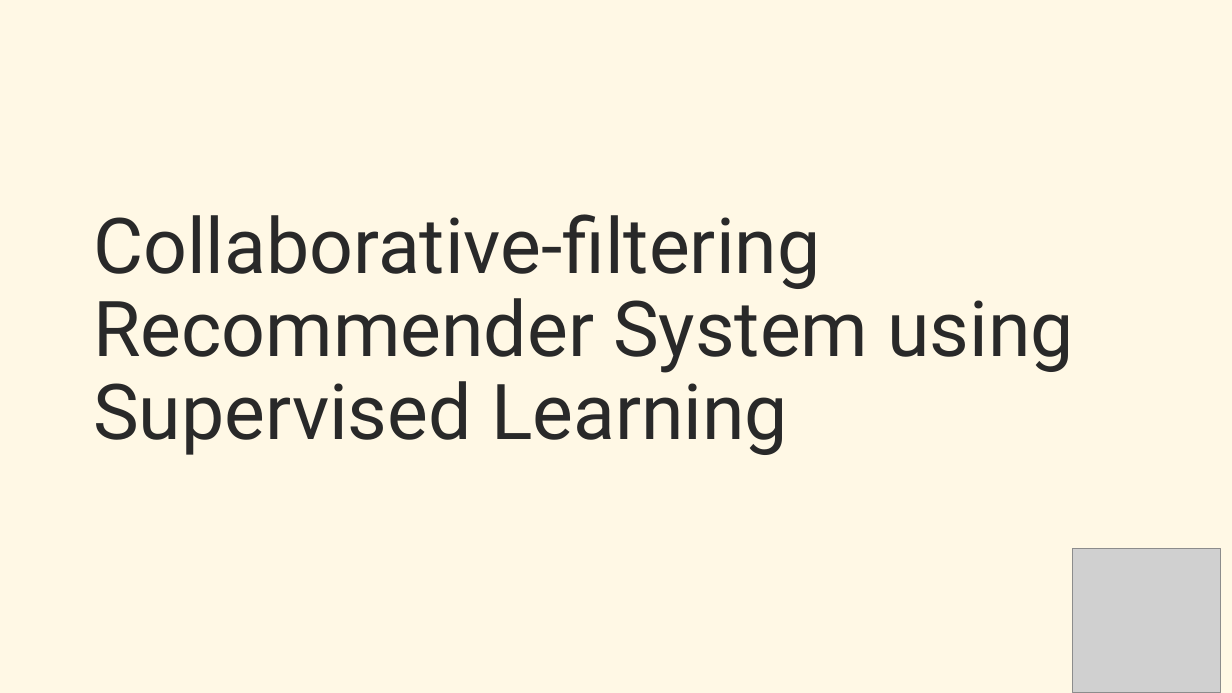
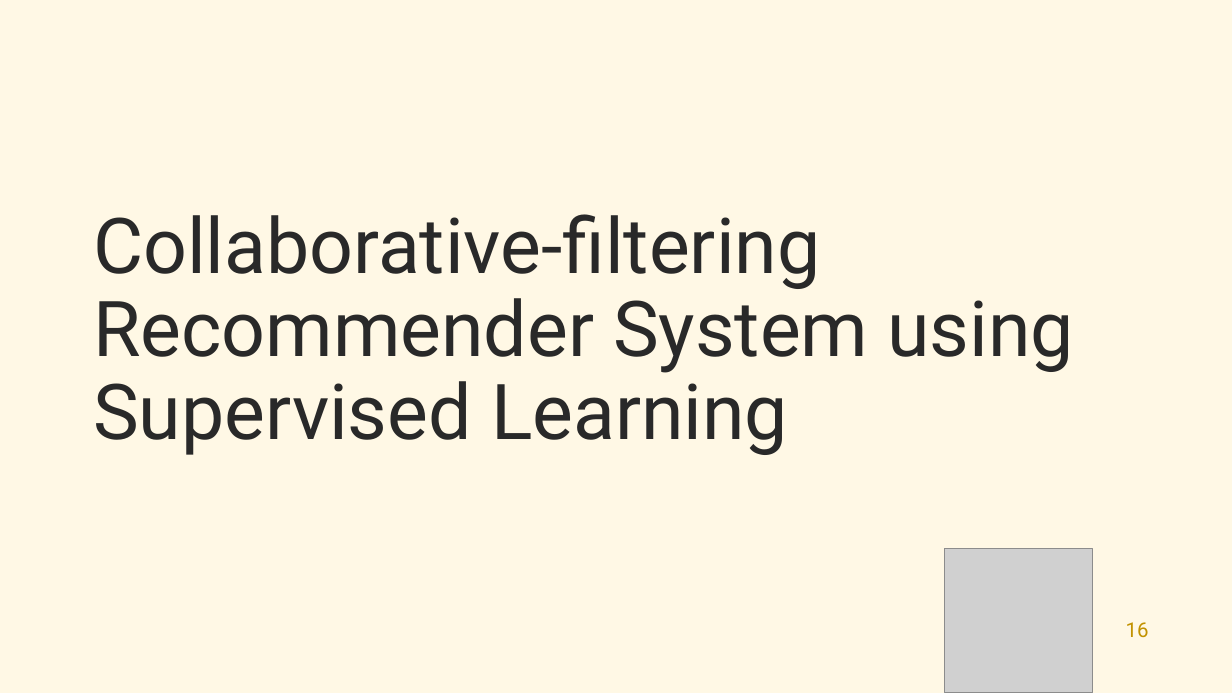
Before and after one commit to sahersoufan/IBM-Machine-Learning, a slide deck: slide 16 of Machine Learning Capstone/IBM Machine Learning Capstone - Recommendation System POC.pptx. Drawn at 1232x693 pixels with LibreOffice and Linux fonts; fonts in the diff are those of the drawing; grey boxes stand for pictures. Boxes give left, top, right and bottom in pixels: in the first picture for what was removed or moved away, otherwise in the second. Text is boxed around its words. In the diff, an @@ line names an element or a change of style, - is before the commit and + after.

```diff
--- a/Machine Learning Capstone/IBM Machine Learning Capstone - Recommendation System POC.pptx
+++ b/Machine Learning Capstone/IBM Machine Learning Capstone - Recommendation System POC.pptx
@@ picture: place and size @@
-picture at (1073, 549, 1222, 693)
+picture at (945, 549, 1093, 693)
@@ page number added at (1126, 622, 1149, 637), 16 pt, text #C29200 @@
+16
```
Also in this commit, not shown: 23 other slides changed.
